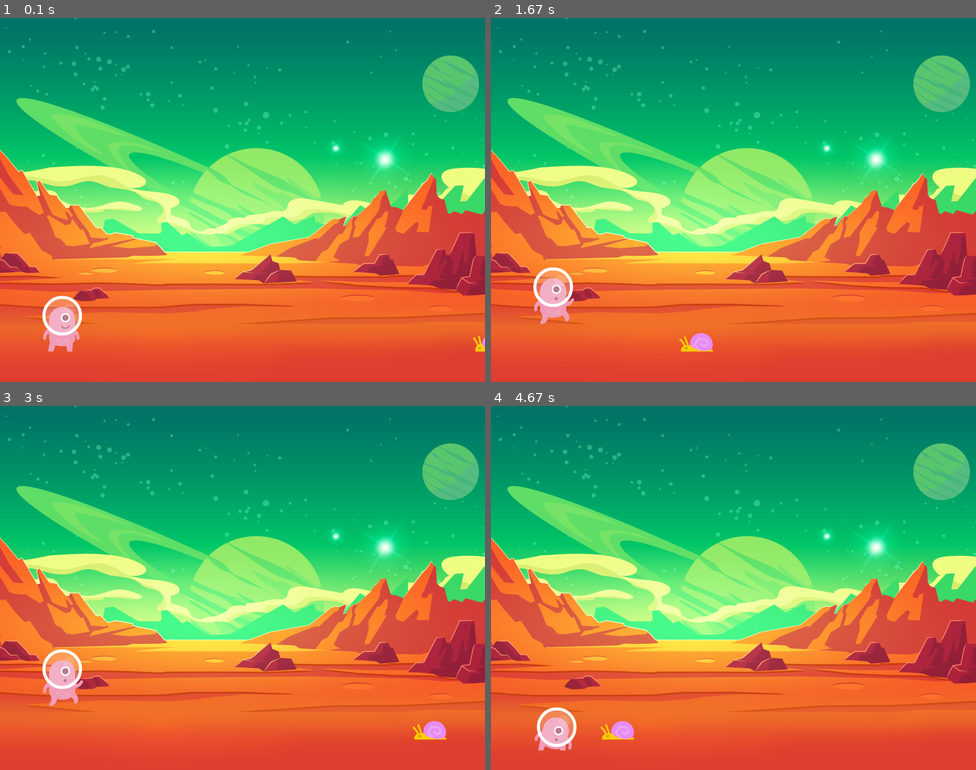
Above: before the commit, frames 1-4 (two rows, left to right).
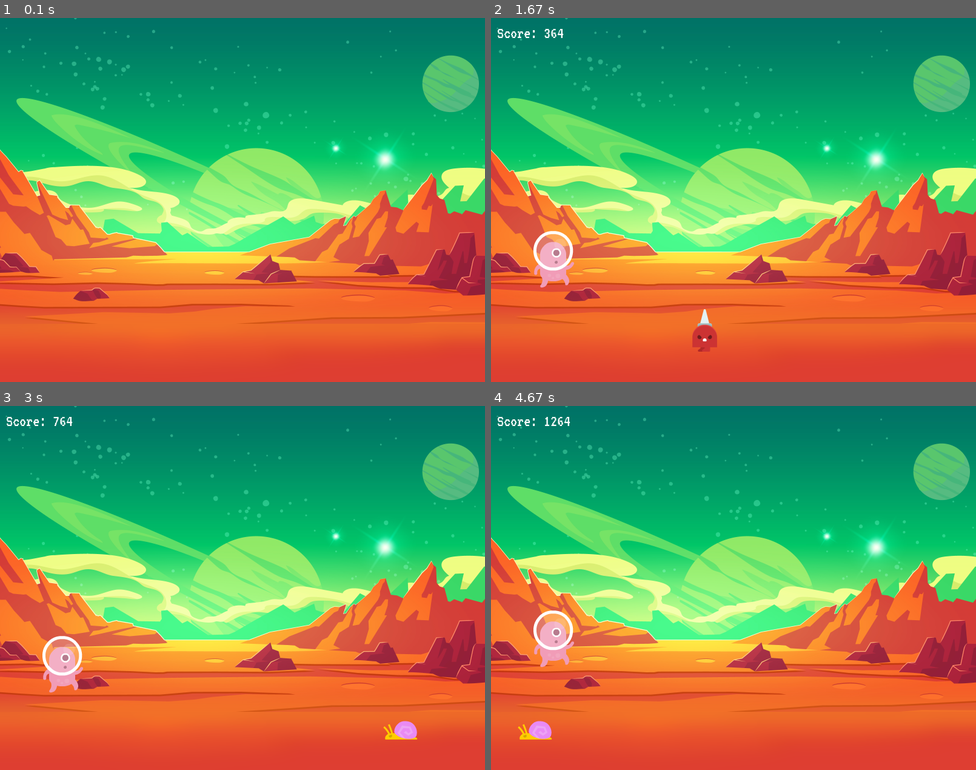
Above: after the commit, the same moments.

Repository: AndhikaWB/dino-pygame
Game: pygame game, started from main.py
Same seed, same stepped clock (60 frames per second), same inputs: the game is played once before the commit and once after it.
Inputs:
- Up to frame 1 (0.1 s): no input
- Up to frame 2 (1.67 s): hold Up 0.33-0.8 s; hold Down 0.83-1.13 s; hold Up 1.17-1.53 s
- Up to frame 3 (3 s): hold Up from 2.63 s (still down)
- Up to frame 4 (4.67 s): release Up at 3 s; hold Down 3.03-3.4 s; hold Up 3.43-3.73 s; hold Up 4.1-4.47 s; hold Down from 4.5 s (still down)

The runs differ from the first frame. In frame 1, 1.0% of the frame differs, in the area x 8-100%, y 76-92%; in frame 2, 2.3%; in frame 3, 1.6%; in frame 4, 2.3%, in the area x 1-30%, y 3-95%.

Commit message:
Animation smoothing

Diff:
--- a/dino.py
+++ b/dino.py
@@ -9,6 +9,9 @@
         self.road_y = road_y
         # Status dino
         self.state = "IDLE"
+        # Animasi dan bentuk dino
+        #self.anim = self.idle_anim
+        #self.rect = self.anim[0].get_rect()
 
         self.anim = self.idle_anim = [
             pygame.image.load("assets/dino_idle_01.png").convert_alpha()
@@ -16,16 +19,7 @@
 
         self.walk_anim = [
             pygame.image.load("assets/dino_move_01.png").convert_alpha(),
-            pygame.image.load("assets/dino_move_02.png").convert_alpha(),
-            pygame.image.load("assets/dino_move_03.png").convert_alpha(),
-            pygame.image.load("assets/dino_move_04.png").convert_alpha(),
-            pygame.image.load("assets/dino_move_05.png").convert_alpha(),
-            pygame.image.load("assets/dino_move_06.png").convert_alpha(),
-            pygame.image.load("assets/dino_move_07.png").convert_alpha(),
-            pygame.image.load("assets/dino_move_08.png").convert_alpha(),
-            pygame.image.load("assets/dino_move_09.png").convert_alpha(),
-            pygame.image.load("assets/dino_move_10.png").convert_alpha(),
-            pygame.image.load("assets/dino_move_11.png").convert_alpha()
+            pygame.image.load("assets/dino_move_02.png").convert_alpha()
         ]
 
         self.jump_anim = [
@@ -40,19 +34,30 @@
             pygame.image.load("assets/dino_hurt_01.png").convert_alpha()
         ]
 
-    def show(self, display, frame):
+        self.rect = self.anim[0].get_rect()
+
+    def update(self, display, frame):
         if self.state == "JUMP":
             if self.pos_y < 120:
-                self.pos_y += 5
+                # Naik perlahan sampai batas maksimum
+                self.pos_y += 7
             else:
+                # Sudah di batas lompat maksimum
                 self.state = "WALK"
         elif self.state == "WALK":
             if self.pos_y > 0:
-                self.pos_y -= 5
+                # Turun perlahan sampai batas minimum
+                self.pos_y -= 7
             else:
+                # Sudah di batas minimum (pada ketinggian jalan)
                 self.anim = self.walk_anim
+                self.rect = self.anim[0].get_rect()
 
-        frame %= len(self.anim)
+        # Haluskan animasi jalan
+        frame %= 5 * len(self.anim)
+        if frame < 5: frame = 0
+        else: frame = 1
+
         display.blit(self.anim[frame], (self.pos_x, display.get_height() - self.road_y - self.anim[0].get_height() - self.pos_y))
 
     def walk(self):
@@ -61,12 +66,14 @@
             self.pos_y = 0
             self.state = "WALK"
             self.anim = self.walk_anim
+            self.rect = self.anim[0].get_rect()
 
     def jump(self):
         # Cegah lompat berkali-kali
         if self.pos_y == 0:
             self.state = "JUMP"
             self.anim = self.jump_anim
+            self.rect = self.anim[0].get_rect()
 
     def duck(self):
         # Cegah jongkok saat melompat
@@ -74,3 +81,4 @@
             self.pos_y -= 20
             self.state = "DUCK"
             self.anim = self.duck_anim
+            self.rect = self.anim[0].get_rect()
--- a/enemy.py
+++ b/enemy.py
@@ -1,48 +1,66 @@
 import pygame
+import random
 
 class Enemy:
-    def __init__(self, road_y):
+    def __init__(self, road_y, anim = None):
+        # Posisi musuh
         self.pos_x = None
         self.pos_y = 0
+        # Ketinggian jalan
         self.road_y = road_y
-        self.exist = False
-        self.anim = None
+        # Status musuh
+        self.state = "NOT_EXIST"
+        # Animasi dan bentuk musuh
+        if anim == None:
+            self.anim = [
+                pygame.image.load("assets/snail_move_01.png").convert_alpha(),
+                pygame.image.load("assets/snail_move_02.png").convert_alpha()
+            ]
+        else: self.anim = anim
 
-    def show(self, display, frame):
+        self.rect = self.anim[0].get_rect()
+
+    def update(self, display, frame):
         if self.pos_x == None:
+            # Mulai dari ujung kanan
             self.pos_x = display.get_width()
         elif self.pos_x - self.anim[0].get_width() > 0:
-            self.pos_x -= 10
+            # Bergerak perlahan ke kiri
+            self.pos_x -= 12
         else:
-            self.exist = False
+            # Sudah sampai ke ujung kiri
+            self.state = "NOT_EXIST"
 
-        frame %= len(self.anim)
+        # Haluskan animasi jalan
+        frame %= 5 * len(self.anim)
+        if frame < 5: frame = 0
+        else: frame = 1
+
         display.blit(self.anim[frame], (self.pos_x, display.get_height() - self.road_y - self.anim[0].get_height() - self.pos_y))
 
 class Snail(Enemy):
     def __init__(self, road_y):
         super().__init__(road_y)
-        self.exist = True
-        self.anim = [
-            pygame.image.load("assets/snail_move_01.png").convert_alpha(),
-            pygame.image.load("assets/snail_move_02.png").convert_alpha()
-        ]
+        self.state = "EXIST"
 
 class Spike(Enemy):
     def __init__(self, road_y):
-        super().__init__(road_y)
-        self.exist = True
-        self.anim = [
+        spike_anim = [
             pygame.image.load("assets/spike_move_01.png").convert_alpha(),
             pygame.image.load("assets/spike_move_02.png").convert_alpha()
         ]
 
+        super().__init__(road_y, spike_anim)
+        self.state = "EXIST"
+
 class Fly(Enemy):
     def __init__(self, road_y):
-        super().__init__(road_y)
-        self.exist = True
-        self.pos_y = 60
-        self.anim = [
+        fly_anim = [
             pygame.image.load("assets/fly_move_01.png").convert_alpha(),
             pygame.image.load("assets/fly_move_02.png").convert_alpha()
         ]
+
+        super().__init__(road_y, fly_anim)
+        self.state = "EXIST"
+        # Acak posisi terbang
+        self.pos_y = random.randrange(45, 60, 5)
--- a/main.py
+++ b/main.py
@@ -1,17 +1,20 @@
 import pygame
 import random
+
+from menu import Menu
 from dino import Dino
-from enemy import *
+from enemy import Enemy, Snail, Spike, Fly
 
 def dino_game():
     # Frame mula-mula
     max_fps = 30
     frame = 0
 
-    # Tinggi jalan
+    # Ketinggian jalan
     road_y = 50
 
-    # Inisialisasi objek
+    # Instansiasi objek
+    menu = Menu()
     dino = Dino(road_y)
     enemy = Enemy(road_y)
 
@@ -22,16 +25,22 @@
         for event in pygame.event.get():
             if event.type == pygame.QUIT:
                 return
-            elif event.type == pygame.KEYDOWN:
-                if event.key == pygame.K_UP:
-                    dino.jump()
-                elif event.key == pygame.K_DOWN:
-                    dino.duck()
-            elif event.type == pygame.KEYUP:
-                dino.walk()
+            elif menu.state == "PAUSE":
+                if event.type == pygame.KEYDOWN:
+                    menu.unpause()
+            elif menu.state == "NOT_PAUSE":
+                if event.type == pygame.KEYDOWN:
+                    if event.key == pygame.K_UP:
+                        dino.jump()
+                    elif event.key == pygame.K_DOWN:
+                        dino.duck()
+                    elif event.key == pygame.K_ESCAPE:
+                        menu.pause()
+                elif event.type == pygame.KEYUP:
+                    dino.walk()
 
-        if enemy.exist == False:
-            enemy_type = random.randrange(0, 2)
+        if enemy.state == "NOT_EXIST":
+            enemy_type = random.randint(0, 2)
             if enemy_type == 0:
                 enemy = Snail(road_y)
             elif enemy_type == 1:
@@ -39,8 +48,10 @@
             elif enemy_type == 2:
                 enemy = Fly(road_y)
 
-        dino.show(display, frame)
-        enemy.show(display, frame)
+        if menu.state == "NOT_PAUSE":
+            menu.update(display, font)
+            dino.update(display, frame)
+            enemy.update(display, frame)
         pygame.display.update()
 
         # Atur framerate
@@ -56,6 +67,7 @@
     pygame.display.set_caption("Bellatrix's Dino Game")
     background = pygame.image.load("assets/background_01.png")
     display = pygame.display.set_mode((800, 600))
+    font = pygame.font.Font("assets/VT323-Regular.ttf", 28)
     fps = pygame.time.Clock()
 
     # Panggil dino game
--- a/menu.py
+++ b/menu.py
@@ -0,0 +1,19 @@
+class Menu:
+    def __init__(self):
+        self.score = 0
+        self.state = "PAUSE"
+
+    def pause(self, font):
+        self.state = "PAUSE"
+
+    def unpause(self):
+        self.state = "NOT_PAUSE"
+
+    def update(self, display, font):
+        self.score += 1
+        # Bonus skor tiap melewati 5 rintangan
+        if self.score % 5 == 0:
+            self.score += 9
+
+        score_text = font.render("Score: " + str(self.score), True, (255, 255, 255))
+        display.blit(score_text, (10, 10))
Binary file added: assets/VT323-Regular.ttf
Binary file changed: assets/dino_move_01.png
Binary file changed: assets/dino_move_02.png
Binary file removed: assets/dino_move_03.png
Binary file removed: assets/dino_move_04.png
Binary file removed: assets/dino_move_05.png
Binary file removed: assets/dino_move_06.png
Binary file removed: assets/dino_move_07.png
Binary file removed: assets/dino_move_08.png
Binary file removed: assets/dino_move_09.png
Binary file removed: assets/dino_move_10.png
Binary file removed: assets/dino_move_11.png
(and 10 more such lines)
